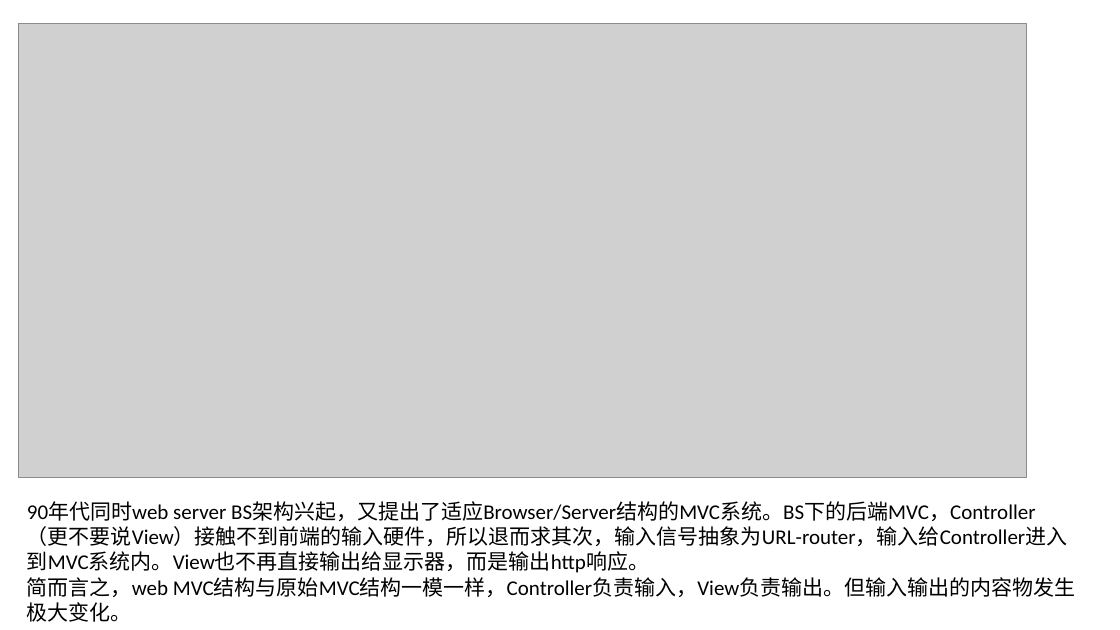
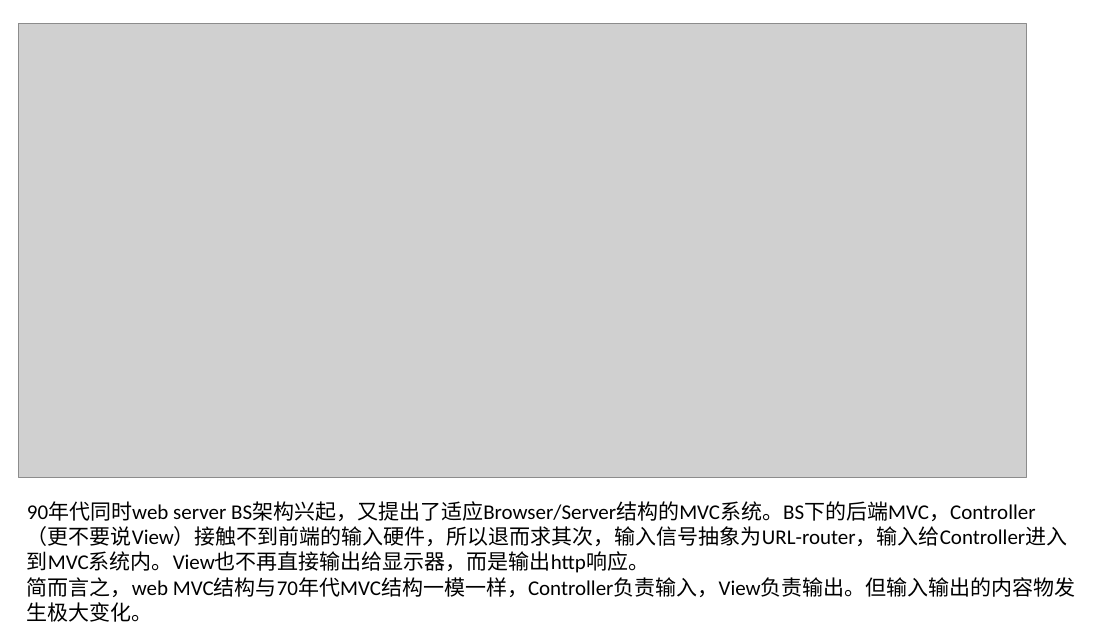
Before and after one commit to rhythm022/2020-learning, a slide deck: slide 4 of 2021-mvc/MVC.pptx. Drawn at 1120x630 pixels with LibreOffice and Linux fonts; fonts in the diff are those of the drawing; grey boxes stand for pictures. Boxes give left, top, right and bottom in pixels: in the first picture for what was removed or moved away, otherwise in the second. Text is boxed around its words. In the diff, an @@ line names an element or a change of style, - is before the commit and + after.

```diff
--- a/2021-mvc/MVC.pptx
+++ b/2021-mvc/MVC.pptx
@@ text at (27,577,1076,622): text changed @@
-简而言之，web MVC结构与原始MVC结构一模一样，Controller负责输入，View负责输出。但输入输出的内容物发生极大变化。
+简而言之，web MVC结构与70年代MVC结构一模一样，Controller负责输入，View负责输出。但输入输出的内容物发生极大变化。
```
Also in this commit, not shown: 2 other slides changed, 5 other files.
